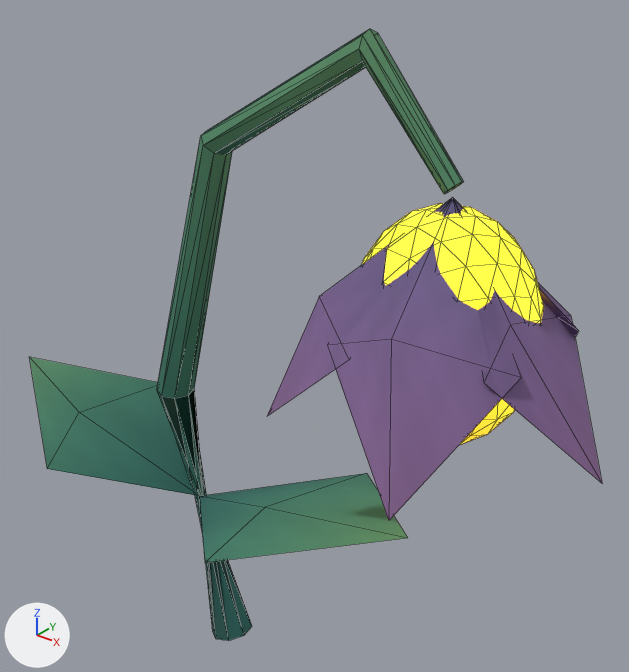
Before and after pictures for a commit that changed the glTF model exports/environment/components/forest_lantern_flower.glb.
Both versions are drawn from a 50 mm camera at (0.816, -0.794, 1.105) aimed at (0.134, 0.058, 0.576). Arrows for +X, +Y and +Z are at lower left; the lights stay in place. The older version comes first. Mesh edges are drawn as thin lines.

Names of what the first picture shows: 'Curled lantern flower stem', 'Hanging lilac lantern petal', 'Hanging lilac lantern petal.001', 'Hanging lilac lantern petal.003', 'Hanging lilac lantern petal.004', 'Lantern flower broad leaf', 'Lantern flower broad leaf.001', 'Lantern flower warm heart'.
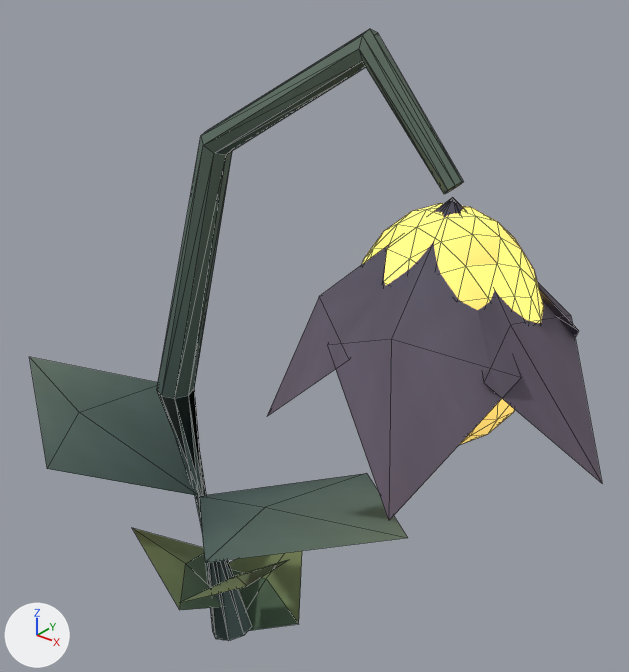
Where the change shows, as pixel boxes [x1, y1, x2, y2] in the pictures (629 x 672 px):
'Hanging lilac lantern petal.004', surface changed
    both: [336, 198, 521, 520]
'Curled lantern flower stem', surface changed
    both: [157, 29, 463, 641]
'Lantern flower broad leaf', surface changed
    both: [30, 357, 199, 496]
'Lantern flower broad leaf.001', surface changed
    both: [199, 473, 408, 563]
'Lantern flower warm heart', surface changed
    both: [362, 203, 544, 444]
'Hanging lilac lantern petal', surface changed
    both: [453, 198, 602, 483]
'Hanging lilac lantern petal.003', surface changed
    both: [267, 197, 453, 416]
'Woodland shared curved ivy leaf.012', added (green)
    after: [229, 551, 302, 631]
'Woodland shared curved ivy leaf.013', added (green)
    after: [132, 528, 222, 610]
'Woodland shared curved ivy leaf.014', added (green)
    after: [181, 560, 288, 603]
'Hanging lilac lantern petal.001', surface changed
    both: [458, 203, 579, 337]

What changed in the scene script:
```text
Change mat_forest_leaf_teal:
    where n2 = _N.new('ShaderNodeTexImage'); n2.name = 'Image Texture'
    n2.image: img_dreamlike_forest_v1_forest_leaf_teal_color -> img_whisperwood_v1_1d06b419eb5cfd95f5ba
Change mat_forest_leaf_lilac:
    where n2 = _N.new('ShaderNodeTexImage'); n2.name = 'Image Texture'
    n2.image: img_dreamlike_forest_v1_forest_leaf_lilac_color -> img_whisperwood_v1_8269cfcb56bb60dc0a80
Change mat_window_hot:
    where n0 = _N.new('ShaderNodeBsdfPrincipled'); n0.name = 'Principled BSDF'
    n0.inputs[28].default_value: 2.1 -> 1.722  # 'Emission Strength'
    where n2 = _N.new('ShaderNodeTexImage'); n2.name = 'Image Texture'
    n2.image: img_painted_window_hot_emission -> img_whisperwood_v1_fa03a7055a88efb20bae
    where n3 = _N.new('ShaderNodeTexImage'); n3.name = 'Image Texture.001'
    n3.image: img_painted_window_hot_color -> img_whisperwood_v1_26284b4c4819d66facb3
Add mat_forest_leaf_woodland:
    mat_forest_leaf_woodland = bpy.data.materials.new('forest_leaf_woodland')
    # uses the picture img_painted_forest_leaf_woodland_color
    # uses the picture img_painted_leaf_normal
    # uses the picture img_painted_leaf_roughness
Add mat_forest_leaf_woodland_tip:
    mat_forest_leaf_woodland_tip = bpy.data.materials.new('forest_leaf_woodland_tip')
    # uses the picture img_painted_forest_leaf_woodland_tip_color
    # uses the picture img_painted_leaf_normal
    # uses the picture img_painted_leaf_roughness
Add ob_woodland_shared_curved_ivy_leaf_014:
    ob_woodland_shared_curved_ivy_leaf_014 = bpy.data.objects.new('Woodland shared curved ivy leaf.014', me_woodland_shared_curved_ivy_leaf)  # 5 vertices, 4 faces; spans x -0.076..0.076, y 0.0..0.17, z 0.0..0.055
    ob_woodland_shared_curved_ivy_leaf_014.location = (0.0, 0.0, 0.11)
    ob_woodland_shared_curved_ivy_leaf_014.rotation_euler = (0.35, 0.15, -2.083)  # degrees (20, 8.6, -119)
    ob_woodland_shared_curved_ivy_leaf_014.scale = (1.2, 1.2, 1.2)
Add ob_woodland_shared_curved_ivy_leaf_013:
    ob_woodland_shared_curved_ivy_leaf_013 = bpy.data.objects.new('Woodland shared curved ivy leaf.013', me_woodland_shared_curved_ivy_leaf)  # 5 vertices, 4 faces; spans x -0.076..0.076, y 0.0..0.17, z 0.0..0.055
    ob_woodland_shared_curved_ivy_leaf_013.location = (0.0, 0.0, 0.05)
    ob_woodland_shared_curved_ivy_leaf_013.rotation_euler = (0.35, 0.15, 2.1)  # degrees (20, 8.6, 120)
    ob_woodland_shared_curved_ivy_leaf_013.scale = (1.2, 1.2, 1.2)
Add ob_woodland_shared_curved_ivy_leaf_012:
    ob_woodland_shared_curved_ivy_leaf_012 = bpy.data.objects.new('Woodland shared curved ivy leaf.012', me_woodland_shared_curved_ivy_leaf)  # 5 vertices, 4 faces; spans x -0.076..0.076, y 0.0..0.17, z 0.0..0.055
    ob_woodland_shared_curved_ivy_leaf_012.location = (0.0, 0.0, -0.01)
    ob_woodland_shared_curved_ivy_leaf_012.rotation_euler = (0.35, 0.15, 0.0)  # degrees (20, 8.6, 0)
    ob_woodland_shared_curved_ivy_leaf_012.scale = (1.2, 1.2, 1.2)
```
